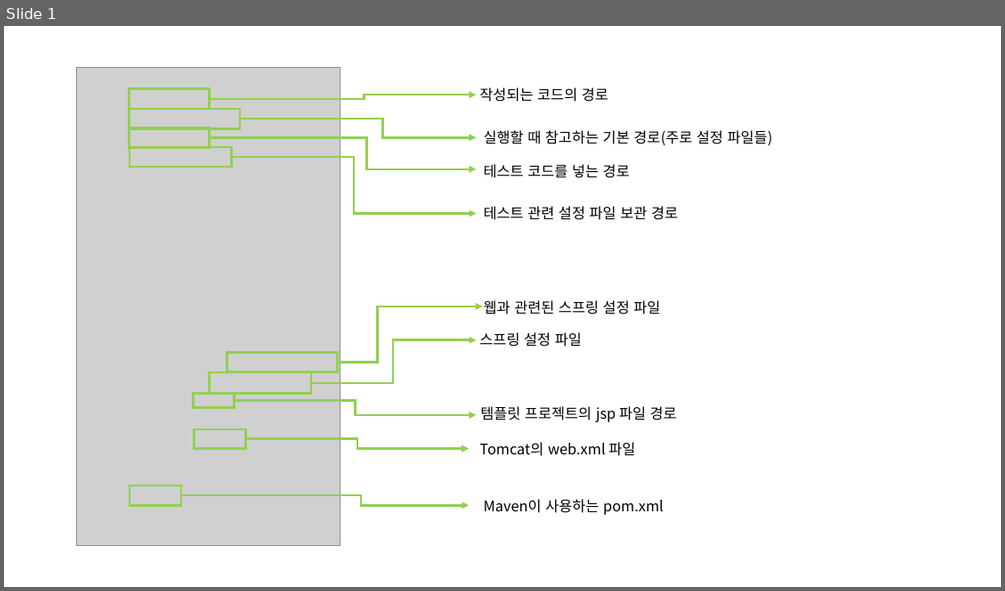
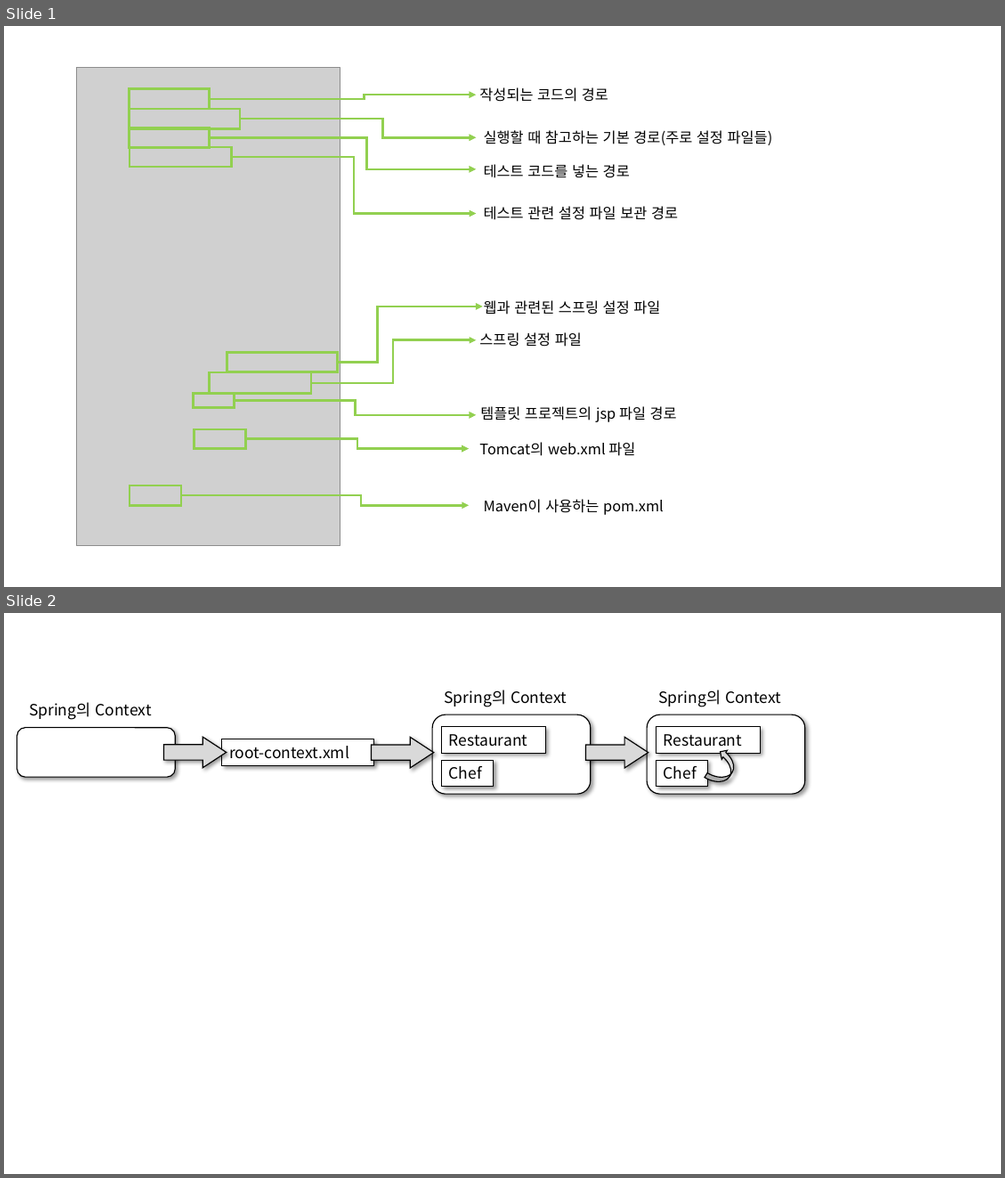
Before and after one commit to yoon1fe/TIL, a slide deck: Spring/pics.pptx. Shown one above the other, each under a label of ours: slide 1 before the commit, slides 1 and 2 after it. The pictures are 1005x591 and 1005x1178 pixels, drawn with LibreOffice and Linux fonts; fonts in the diff are those of the drawing; grey boxes stand for pictures. Boxes give left, top, right and bottom in pixels: in the first picture for what was removed or moved away, otherwise in the second. Text is boxed around its words. In the diff, an @@ line names an element or a change of style, - is before the commit and + after.

```diff
--- a/Spring/pics.pptx
+++ b/Spring/pics.pptx
@@ slide 2 added at (x1=4, y1=613, x2=1001, y2=1174), background #FFFFFF @@
@@ text added at (x1=29, y1=702, x2=152, y2=720), 15 pt, text #000000 @@
+Spring의 Context
@@ rounded rectangle added at (x1=16, y1=728, x2=175, y2=777), fill #FFFFFF, outline #000000 1 pt @@
@@ right arrow added at (x1=164, y1=737, x2=226, y2=768), fill #D9D9D9, outline #000000 1 pt @@
@@ rectangle added at (x1=222, y1=739, x2=373, y2=765), fill #FFFFFF, outline #000000 0.75 pt, 15 pt, text #000000 @@
+root-context.xml
@@ right arrow added at (x1=372, y1=737, x2=433, y2=768), fill #D9D9D9, outline #000000 1 pt @@
@@ right arrow added at (x1=586, y1=737, x2=647, y2=768), fill #D9D9D9, outline #000000 1 pt @@
@@ group added at (x1=432, y1=690, x2=591, y2=794): 2 rectangles, 1 rounded rectangle, 1 text @@
+Spring의 Context
+Restaurant
+Chef
@@ group added at (x1=647, y1=690, x2=805, y2=794): 2 rectangles, 1 rounded rectangle, 1 text @@
+Spring의 Context
+Restaurant
+Chef
@@ curved right arrow added at (x1=704, y1=747, x2=741, y2=787), fill #D9D9D9, outline #000000 1 pt @@
```
Also in this commit, not shown: 5 other slides added, 1 other file.
